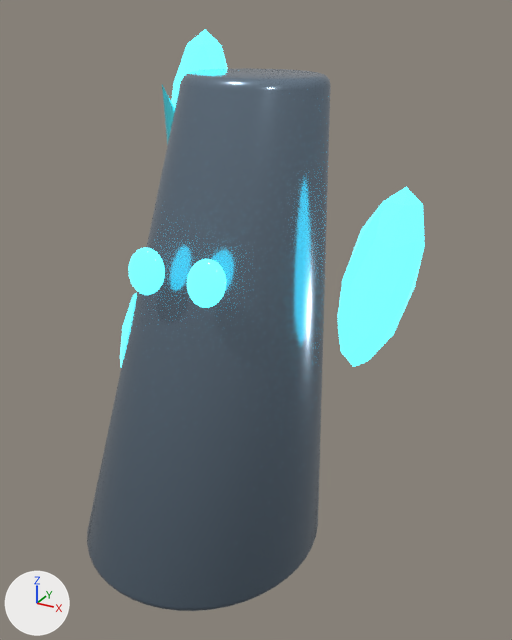
The glTF model public/models/pets/wisp_v4.glb: old version first, new version second.
Camera for both pictures: a camera (50 mm lens) standing at (1.64, -2.69, 1.35) and looking at (0.13, 0.05, -0.02). The axes (+X, +Y, +Z) are drawn at lower left. The lights are the same throughout. The picture after the commit comes second. Where no turn or scale is listed for an object, it has been applied to the vertices. Vertices at exactly the same position are counted once.

The older version as bpy lines, for what is in view:
```python
ob_crown_horn_accent = bpy.data.objects.new('CROWN_HORN_ACCENT', me_cone_546)
ob_crown_horn_accent.location = (-0.246, 0.0, 0.818)
ob_energy_shard_emissive = bpy.data.objects.new('ENERGY_SHARD_EMISSIVE', me_icosphere_682)
ob_energy_shard_emissive.location = (0.72, 0.0, 0.25)
ob_energy_shard_emissive_001 = bpy.data.objects.new('ENERGY_SHARD_EMISSIVE.001', me_icosphere_683)
ob_energy_shard_emissive_001.location = (-0.36, 0.217, 0.726)
ob_energy_shard_emissive_002 = bpy.data.objects.new('ENERGY_SHARD_EMISSIVE.002', me_icosphere_684)
ob_energy_shard_emissive_002.location = (-0.36, -0.217, -0.226)
ob_eye_emissive = bpy.data.objects.new('EYE_EMISSIVE', me_sphere_689)
ob_eye_emissive.location = (-0.15, -0.56, 0.3)
ob_eye_emissive_001 = bpy.data.objects.new('EYE_EMISSIVE.001', me_sphere_690)
ob_eye_emissive_001.location = (0.15, -0.56, 0.3)
ob_wraith_body_primary = bpy.data.objects.new('WRAITH_BODY_PRIMARY', me_cone_545)
ob_wraith_body_primary.location = (0.0, 0.0, -0.1)
```
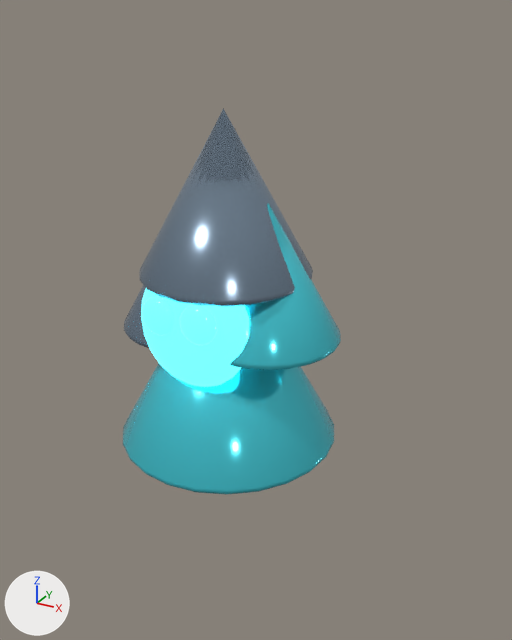
Location of each change, [x1, y1, x2, y2] in pixels of the pictures (512 x 640 px; the box of a moved part takes in the faces that stretch with it):
'WRAITH_BODY_PRIMARY', deleted
    before: [87, 68, 331, 611]
'WISP_FLAME_ACCENT', added (cyan)
    after: [123, 363, 334, 494]
'WISP_FLAME_PRIMARY.001', added
    after: [139, 108, 313, 306]
'ENERGY_SHARD_EMISSIVE', deleted (cyan)
    before: [338, 187, 425, 367]
'WISP_FLAME_ACCENT.001', added (cyan)
    after: [230, 203, 341, 370]
'WISP_FLAME_FACE_EMISSIVE', added (cyan)
    after: [141, 289, 249, 387]
'EYE_EMISSIVE', reshaped, moved
    before: [128, 248, 165, 295]
    after: [142, 296, 174, 336]
'ENERGY_SHARD_EMISSIVE.001', deleted (cyan)
    before: [171, 30, 228, 108]
'WISP_FLAME_PRIMARY', added
    after: [124, 285, 149, 348]
'ENERGY_SHARD_EMISSIVE.002', deleted
    before: [120, 293, 137, 367]
'CROWN_HORN_ACCENT', deleted
    before: [162, 85, 175, 145]
part 2 of me_sphere_690, moved or reshaped
    before: [187, 259, 226, 308]
    after: [180, 305, 217, 345]

Diff of the bpy script that builds the scene:
```diff
--- a/public/models/pets/wisp_v4.glb.py
+++ b/public/models/pets/wisp_v4.glb.py
@@ me_sphere_689 @@
-me_sphere_689.from_pydata(...)  # 266 vertices, 528 faces; spans x -0.031..0.145, y 0.035..0.121, z -0.051..0.157
+me_sphere_689.from_pydata(...)  # 266 vertices, 528 faces; spans x -0.09..0.09, y -0.05..0.05, z -0.09..0.09
+# me_sphere_689 part 1: the whole mesh is multiplied about its middle by the matrix ((1.025, 0.0, -0.128), (0.0, 1.163, 0.0), (0.0, 0.0, 0.862)), then moved by (-0.057, -0.078, -0.053)
 me_sphere_689.materials.append(mat_deep_emissive)
@@ me_sphere_690 @@
-me_sphere_690.from_pydata(...)  # 266 vertices, 528 faces; spans x -0.039..0.139, y 0.035..0.121, z -0.051..0.157
+me_sphere_690.from_pydata(...)  # 266 vertices, 528 faces; spans x -0.09..0.09, y -0.05..0.05, z -0.09..0.09
+# me_sphere_690 part 2: the whole mesh is multiplied about its middle by the matrix ((1.025, 0.0, -0.156), (0.0, 1.163, 0.0), (0.0, 0.0, 0.862)), then moved by (-0.05, -0.078, -0.053)
 me_sphere_690.materials.append(mat_deep_emissive)
@@ ob_wraith_body_primary @@
-ob_wraith_body_primary = bpy.data.objects.new('WRAITH_BODY_PRIMARY', me_cone_545)
@@ ob_energy_shard_emissive @@
-ob_energy_shard_emissive = bpy.data.objects.new('ENERGY_SHARD_EMISSIVE', me_icosphere_682)
@@ ob_energy_shard_emissive_001 @@
-ob_energy_shard_emissive_001 = bpy.data.objects.new('ENERGY_SHARD_EMISSIVE.001', me_icosphere_683)
@@ ob_energy_shard_emissive_002 @@
-ob_energy_shard_emissive_002 = bpy.data.objects.new('ENERGY_SHARD_EMISSIVE.002', me_icosphere_684)
@@ ob_eye_emissive @@
 ob_eye_emissive = bpy.data.objects.new('EYE_EMISSIVE', me_sphere_689)
-ob_eye_emissive.location = (-0.15, -0.56, 0.3)
+ob_eye_emissive.location = (-0.1, -0.4, 0.12)
@@ ob_crown_horn_accent @@
-ob_crown_horn_accent = bpy.data.objects.new('CROWN_HORN_ACCENT', me_cone_546)
@@ ob_wisp_flame_face_emissive @@
+ob_wisp_flame_face_emissive = bpy.data.objects.new('WISP_FLAME_FACE_EMISSIVE', me_sphere_813)  # a UV sphere (24 segments, 12 rings, poles along z) spanning x -0.28..0.28, y -0.14..0.14, z -0.3..0.3; in mat_deep_emissive (cyan #307c8b, glowing cyan #50edff)
+ob_wisp_flame_face_emissive.location = (0.0, -0.28, 0.05)
@@ ob_wisp_flame_primary_001 @@
+ob_wisp_flame_primary_001 = bpy.data.objects.new('WISP_FLAME_PRIMARY.001', me_cone_260)  # 97 vertices, 190 faces; spans x -0.407..0.407, y -0.407..0.407, z -0.378..0.378; in mat_deep_primary (greyish blue #8497aa)
+ob_wisp_flame_primary_001.location = (0.0, 0.0, 0.58)
@@ ob_wisp_flame_accent_001 @@
+ob_wisp_flame_accent_001 = bpy.data.objects.new('WISP_FLAME_ACCENT.001', me_cone_259)  # 97 vertices, 190 faces; spans x -0.347..0.347, y -0.347..0.347, z -0.324..0.324; in mat_deep_accent (cyan #50ddeb)
+ob_wisp_flame_accent_001.location = (0.22, 0.0, 0.25)
@@ ob_wisp_flame_primary @@
+ob_wisp_flame_primary = bpy.data.objects.new('WISP_FLAME_PRIMARY', me_cone_258)  # 97 vertices, 190 faces; spans x -0.327..0.327, y -0.327..0.327, z -0.306..0.306; in mat_deep_primary (greyish blue #8497aa)
+ob_wisp_flame_primary.location = (-0.22, 0.0, 0.2)
@@ ob_wisp_flame_accent @@
+ob_wisp_flame_accent = bpy.data.objects.new('WISP_FLAME_ACCENT', me_cone_257)  # 97 vertices, 190 faces; spans x -0.547..0.547, y -0.547..0.547, z -0.504..0.504; in mat_deep_accent (cyan #50ddeb)
+ob_wisp_flame_accent.location = (0.0, 0.0, -0.15)
```
